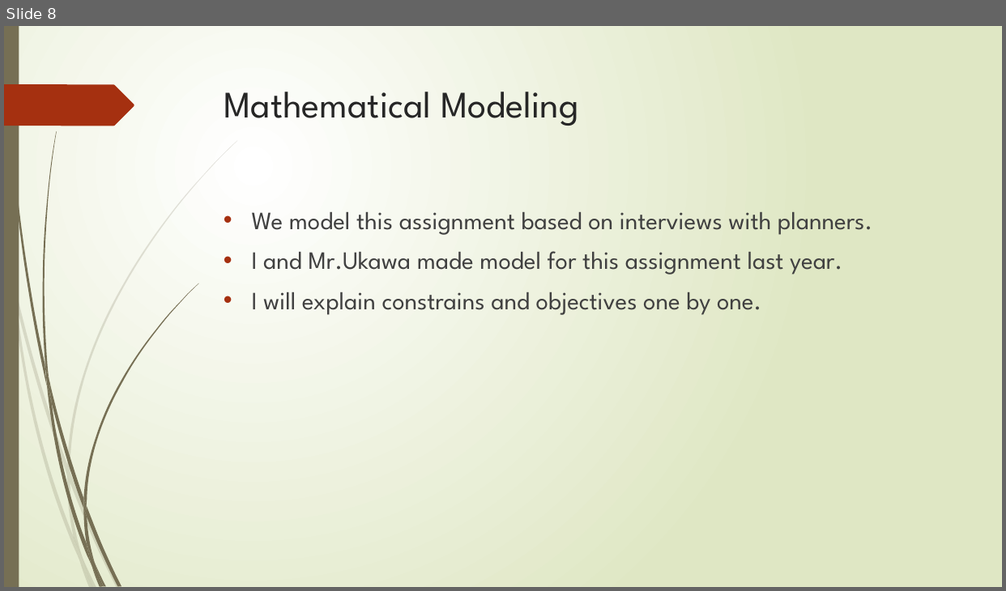
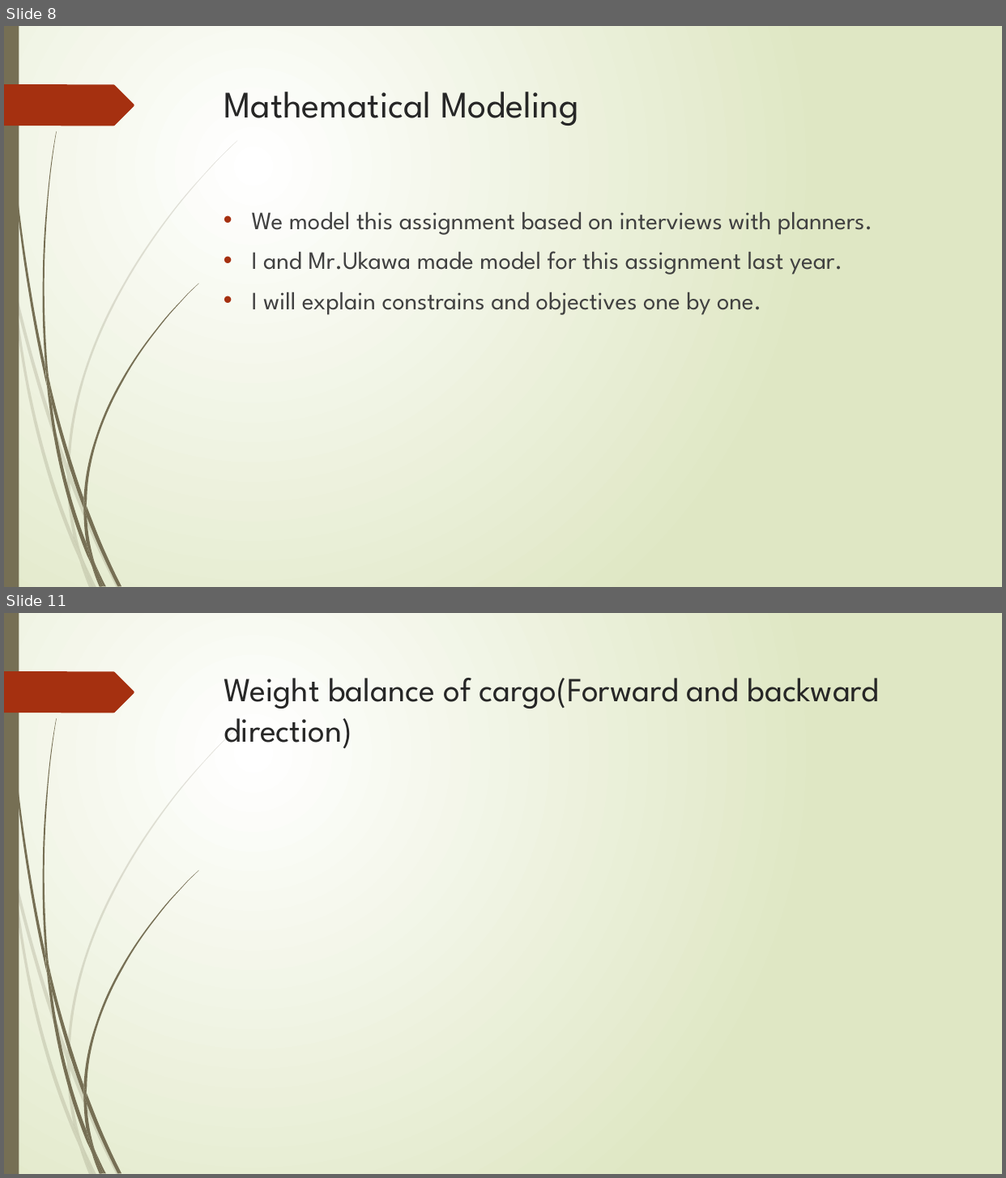
Before and after one commit to r-kurosu/kline_new, a slide deck: 中間報告.pptx. Shown one above the other, each under a label of ours: slide 8 before the commit, slides 8 and 11 after it; the slides between them are not shown. The pictures are 1006x591 and 1006x1178 pixels, drawn with LibreOffice and Linux fonts; fonts in the diff are those of the drawing. Boxes give left, top, right and bottom in pixels: in the first picture for what was removed or moved away, otherwise in the second. Text is boxed around its words. In the diff, an @@ line names an element or a change of style, - is before the commit and + after.

```diff
--- a/中間報告.pptx
+++ b/中間報告.pptx
@@ slide 11 added at box(4, 613, 1002, 1174), background gradient #FFFFFF to #DFE8C4; not listed: 24 template elements that a slide beside it also shows @@
@@ title added at box(224, 678, 880, 749), 32.4 pt, text #262626 @@
+Weight balance of cargo(Forward and backward direction)
```
Also in this commit, not shown: 4 other slides added.
